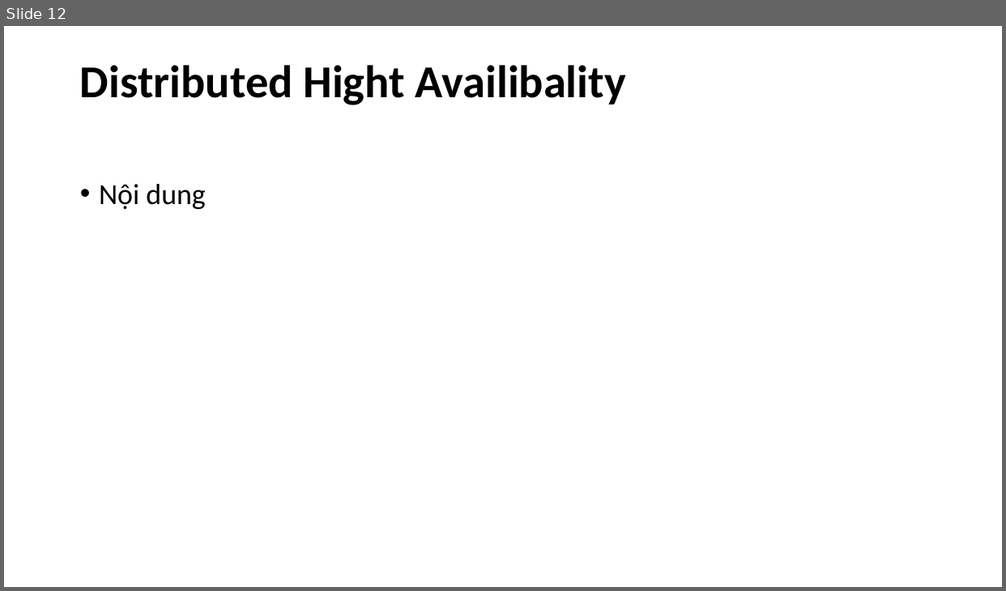
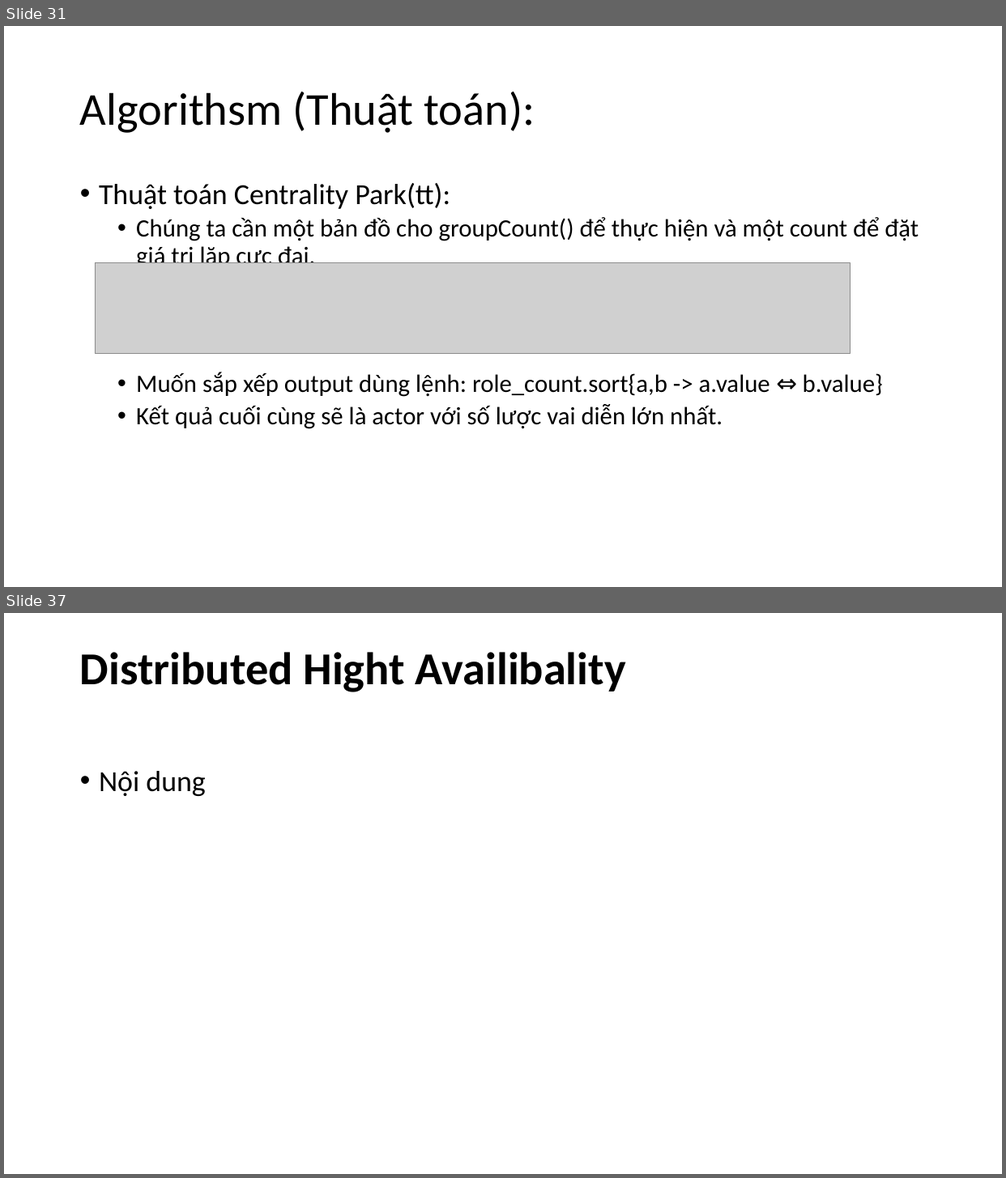
Before and after one commit to NguyenDucHoangLong/Group_4_HTTTHD, a slide deck: Document/Seminar/Slide_Nhóm 4.pptx. Shown one above the other, each under a label of ours: slide 12 before the commit, slides 31 and 37 after it; the slides between them are not shown. The pictures are 1006x591 and 1006x1178 pixels, drawn with LibreOffice and Linux fonts; fonts in the diff are those of the drawing; grey boxes stand for pictures. Boxes give left, top, right and bottom in pixels: in the first picture for what was removed or moved away, otherwise in the second. Text is boxed around its words. In the diff, an @@ line names an element or a change of style, - is before the commit and + after.

```diff
--- a/Document/Seminar/Slide_Nhóm 4.pptx
+++ b/Document/Seminar/Slide_Nhóm 4.pptx
@@ slide 31 added at [4, 26, 1002, 587], background #FFFFFF @@
@@ title added at [80, 92, 535, 133], 44 pt, text #000000 @@
+Algorithsm (Thuật toán):
@@ text added at [99, 183, 918, 429], 24 pt, text #000000 @@
+• Thuật toán Centrality Park(tt):
+  • Chúng ta cần một bản đồ cho groupCount() để thực hiện và một count để đặt giá trị lặp cực đại.
+  • Muốn sắp xếp output dùng lệnh: role_count.sort{a,b -> a.value ⇔ b.value}
+  • Kết quả cuối cùng sẽ là actor với số lược vai diễn lớn nhất.
@@ picture added at [95, 263, 850, 354] @@
@@ what was slide 12 is now slide 37 @@
```
Also in this commit, not shown: 2 slides changed, 24 other slides added, 1 other file.
